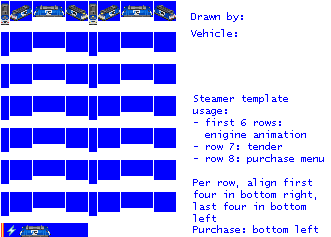
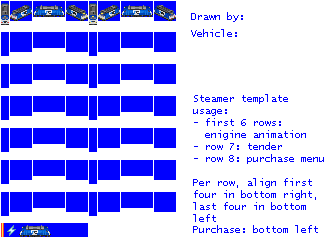
The second w=331, h=237 image is a revision of the first. Changes to its layers:
added layer "Pasted Layer" above "empty.png" over [20, 235, 50, 237]
painted on "empty.png" over [34, 15, 152, 17]
